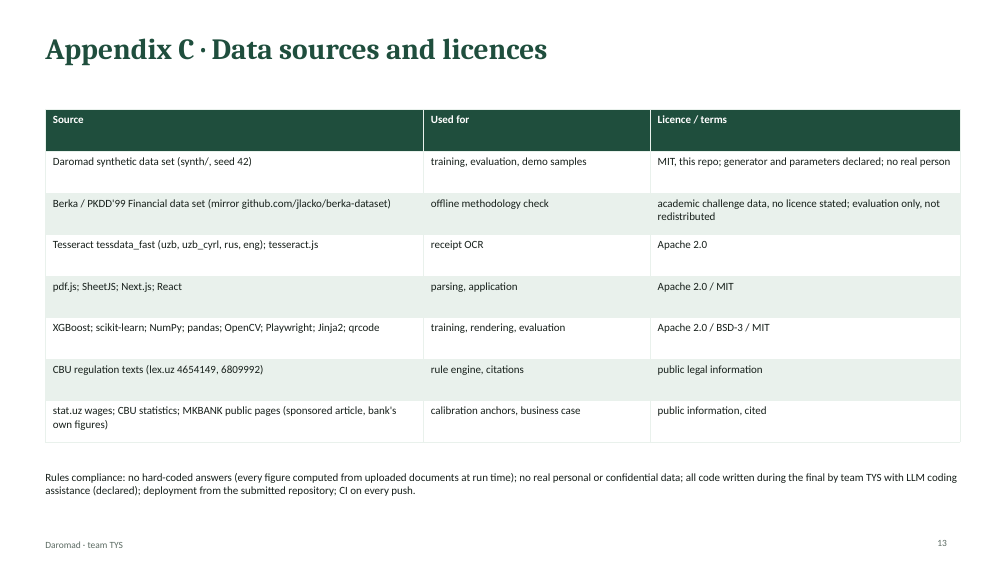
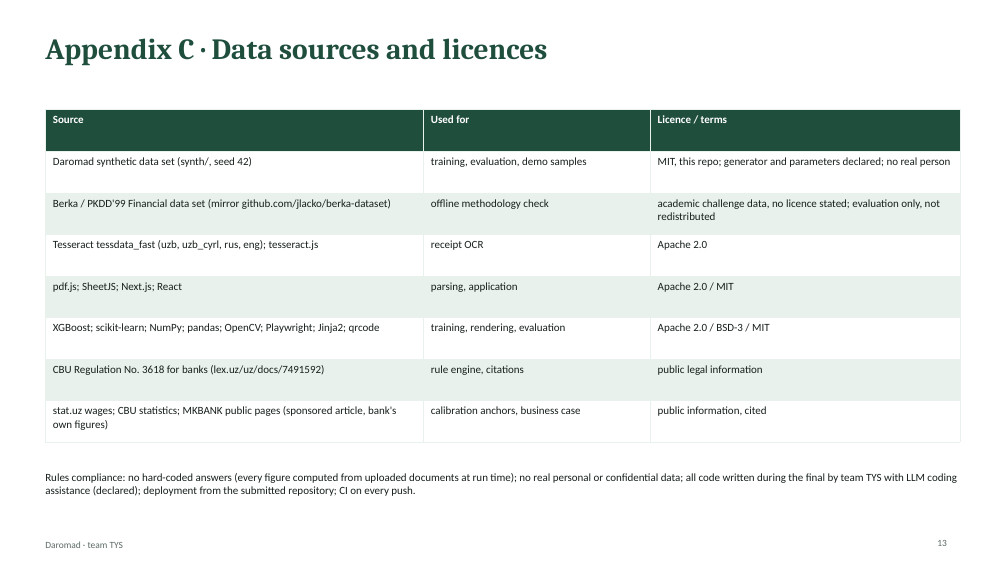
Before and after one commit to hmunisbekk-droid/TYS-fintech, a slide deck: slide 13 of deck/Daromad_TYS_deck.pptx. Drawn at 1008x567 pixels with LibreOffice and Linux fonts; fonts in the diff are those of the drawing. Boxes give left, top, right and bottom in pixels: in the first picture for what was removed or moved away, otherwise in the second. Text is boxed around its words. In the diff, an @@ line names an element or a change of style, - is before the commit and + after.

```diff
--- a/deck/Daromad_TYS_deck.pptx
+++ b/deck/Daromad_TYS_deck.pptx
@@ table at <box>45,110,960,434</box> @@
-row 7, column 1: CBU regulation texts (lex.uz 4654149, 6809992)
+row 7, column 1: CBU Regulation No. 3618 for banks (lex.uz/uz/docs/7491592)
```
Also in this commit, not shown: 7 other slides changed, 2 slides added, 9 other files.
